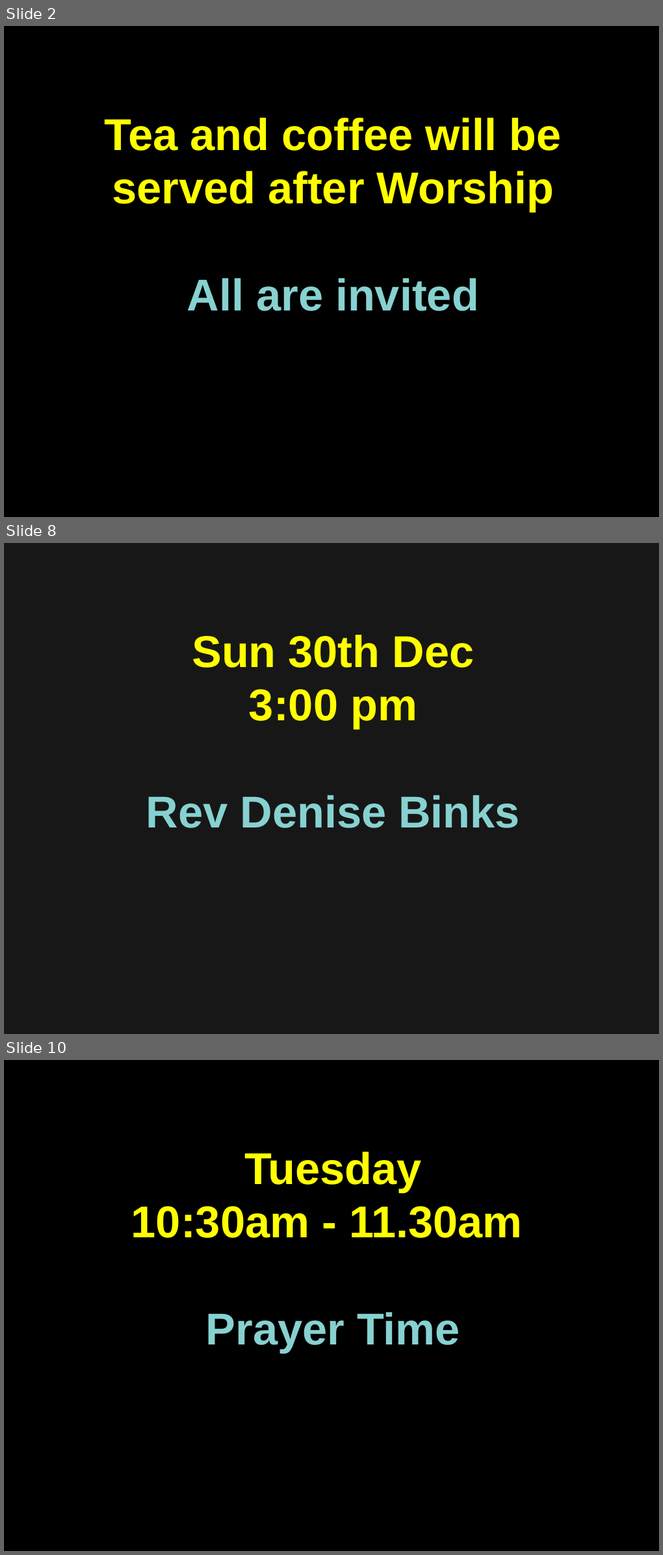
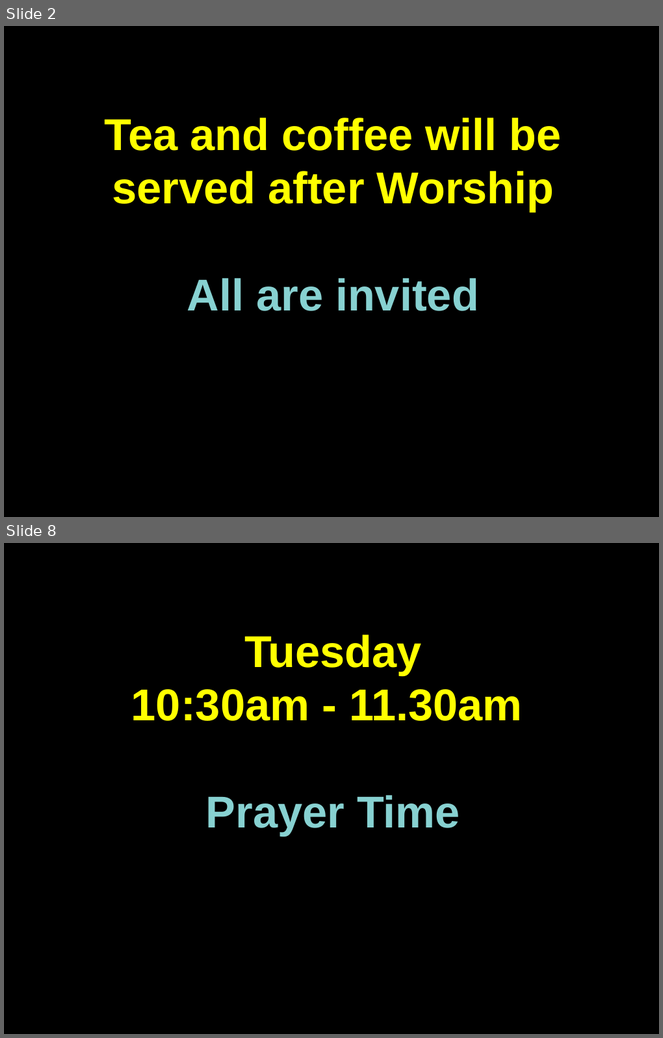
Before and after one commit to martinforsyth/bsuc-audio-visual, a slide deck: resources/presentations/impress/welcome.dark.background.odp. Shown one above the other, each under a label of ours: slides 2, 8 and 10 before the commit, slides 2 and 8 after it; the slides between them are not shown. The pictures are 663x1555 and 663x1038 pixels, drawn with LibreOffice and Linux fonts; fonts in the diff are those of the drawing. Boxes give left, top, right and bottom in pixels: in the first picture for what was removed or moved away, otherwise in the second. Text is boxed around its words. In the diff, an @@ line names an element or a change of style, - is before the commit and + after.

```diff
--- a/resources/presentations/impress/welcome.dark.background.odp
+++ b/resources/presentations/impress/welcome.dark.background.odp
@@ slide 8 removed at bbox=[4, 543, 659, 1034], background #171717 @@
@@ text removed at bbox=[146, 635, 520, 828] @@
-Sun 30th Dec
-3:00 pm
-Rev Denise Binks
@@ what was slide 10 is now slide 8 @@
```
Also in this commit, not shown: 12 slides changed, 2 slides added, 4 other slides removed, 1 other file.
